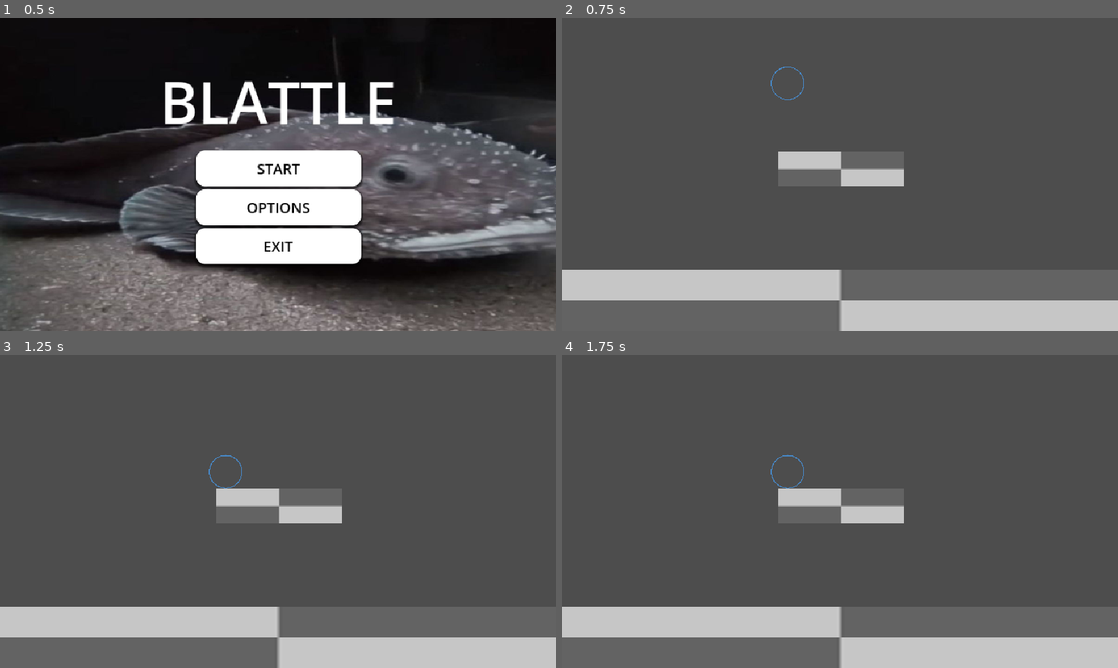
Above: before the commit, frames 1-4 (two rows, left to right).
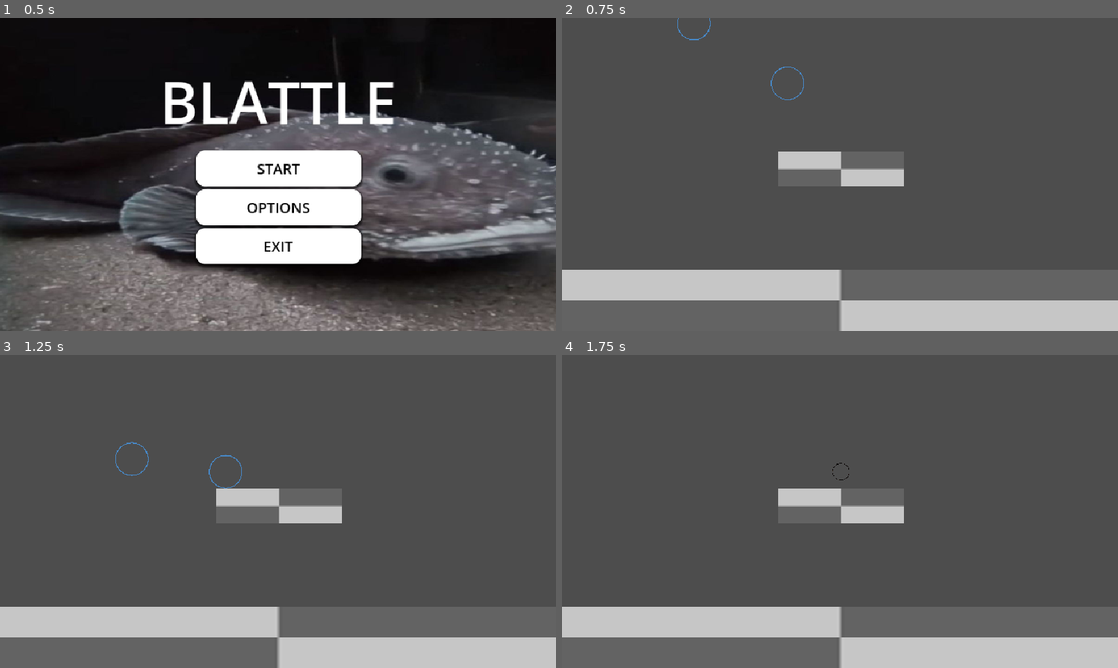
Above: after the commit, the same moments.

Repository: piperinnshall/Blattle
Game: Godot game, scene res://piper/scenes/menu/main_menu.tscn
Same seed, same stepped clock (60 frames per second), same inputs: the game is played once before the commit and once after it. The project has no main scene, so this scene is started directly.
Inputs (mouse positions are in pixels of both pictures, inside the frame that each line leads up to):
- Up to frame 1 (0.5 s): no input
- Up to frame 2 (0.75 s): click "START" at 0.5 s
- Up to frame 3 (1.25 s): no input
- Up to frame 4 (1.75 s): tap Enter (ui_accept) at 1.25, 1.52 s; move the mouse to (962, 495) at 1.27 s; hold Right (ui_right) from 1.28 s (still down); tap Shift (dash) at 1.35 s; click (962, 495) at 1.42 s; tap E (heavy) at 1.55 s

Frame 1 is identical in both runs. In frame 2, less than 0.1% of the frame differs, in the area x 20-27%, y 0-8%; in frame 3, less than 0.1%; in frame 4, less than 0.1%, in the area x 37-52%, y 31-43%.

Commit message:
chore: Store progress

Diff:
--- a/piper/resources/character/behaviours/attack.tres
+++ b/piper/resources/character/behaviours/attack.tres
@@ -1,11 +1,15 @@
 [gd_resource type="Resource" script_class="Attack" load_steps=4 format=3 uid="uid://dcm6net50w2ek"]
 
 [ext_resource type="Script" uid="uid://betsb8m2csdk4" path="res://piper/scripts/character/behaviours/attack.gd" id="1_jrocd"]
-[ext_resource type="PackedScene" uid="uid://cmrfk13i7tg22" path="res://piper/scenes/character/attacks/heavy_attack.tscn" id="1_tfgup"]
-[ext_resource type="PackedScene" uid="uid://csibry5bact0d" path="res://piper/scenes/character/attacks/light_attack.tscn" id="2_h2htg"]
+[ext_resource type="PackedScene" uid="uid://bmxluixno6yme" path="res://piper/scenes/character/attacks/heavy_attack.tscn" id="1_tfgup"]
+[ext_resource type="PackedScene" uid="uid://bndj4upy8w0pc" path="res://piper/scenes/character/attacks/light_attack.tscn" id="2_h2htg"]
 
 [resource]
 script = ExtResource("1_jrocd")
+attack_offset = 32
+light_attack_duration = 0.15
+heavy_attack_duration = 0.35
+recovery_seconds = 1.0
 light_attack_scene = ExtResource("2_h2htg")
 heavy_attack_scene = ExtResource("1_tfgup")
 light_startup_frames = 3
--- a/piper/scenes/character/attacks/heavy_attack.tscn
+++ b/piper/scenes/character/attacks/heavy_attack.tscn
@@ -1,8 +1,8 @@
-[gd_scene load_steps=3 format=3 uid="uid://cmrfk13i7tg22"]
+[gd_scene load_steps=2 format=3 uid="uid://bmxluixno6yme"]
 
-[ext_resource type="PackedScene" uid="uid://dgk3vbtcbvnpk" path="res://piper/scenes/character/attacks/attacks.tscn" id="1_gd58r"]
-[ext_resource type="Script" uid="uid://dgygrh7qlmetr" path="res://piper/scripts/character/attacks/heavy_attack.gd" id="2_kou8c"]
+[ext_resource type="PackedScene" uid="uid://dgk3vbtcbvnpk" path="res://piper/scenes/character/attacks/attacks.tscn" id="1_qghrc"]
 
-[node name="Attack" instance=ExtResource("1_gd58r")]
+[node name="HeavyAttack" instance=ExtResource("1_qghrc")]
+
+[node name="HitBoxShape" parent="." index="0"]
 scale = Vector2(1.5, 1.5)
-script = ExtResource("2_kou8c")
--- a/piper/scenes/character/attacks/light_attack.tscn
+++ b/piper/scenes/character/attacks/light_attack.tscn
@@ -1,7 +1,5 @@
-[gd_scene load_steps=3 format=3 uid="uid://csibry5bact0d"]
+[gd_scene load_steps=2 format=3 uid="uid://bndj4upy8w0pc"]
 
-[ext_resource type="PackedScene" uid="uid://dgk3vbtcbvnpk" path="res://piper/scenes/character/attacks/attacks.tscn" id="1_50jny"]
-[ext_resource type="Script" uid="uid://cgsrbrur7pol3" path="res://piper/scripts/character/attacks/light_attack.gd" id="2_uyq8f"]
+[ext_resource type="PackedScene" uid="uid://dgk3vbtcbvnpk" path="res://piper/scenes/character/attacks/attacks.tscn" id="1_bdevd"]
 
-[node name="LightAttack" instance=ExtResource("1_50jny")]
-script = ExtResource("2_uyq8f")
+[node name="LightAttack" instance=ExtResource("1_bdevd")]
--- a/piper/scenes/character/player.tscn
+++ b/piper/scenes/character/player.tscn
@@ -9,5 +9,5 @@
 input_right = "right"
 input_jump = "up"
 input_dash = "dash"
-input_light = "ui_up"
+input_light = "light"
 input_heavy = "heavy"
--- a/piper/scenes/level/level.tscn
+++ b/piper/scenes/level/level.tscn
@@ -31,3 +31,12 @@
 
 [node name="Player" parent="." instance=ExtResource("2_urkm7")]
 position = Vector2(389, 100)
+
+[node name="Player2" parent="." instance=ExtResource("2_urkm7")]
+position = Vector2(227, -3)
+input_left = "ui_left"
+input_right = "ui_right"
+input_jump = "ui_up"
+input_dash = "ui_accept"
+input_light = ""
+input_heavy = ""
--- a/piper/scripts/character/attacks/attacks.gd
+++ b/piper/scripts/character/attacks/attacks.gd
@@ -3,10 +3,13 @@
 
 @export var damage: int = 1
 
+signal hitbox_expired
+
 func _ready():
 	monitoring = true
 
 func _on_life_span_timeout() -> void:
+	emit_signal("hitbox_expired")
 	queue_free()
 
 func _on_body_entered(body: Node) -> void:
--- a/piper/scripts/character/attacks/heavy_attack.gd
+++ /dev/null
@@ -1 +0,0 @@
-extends Attacks
--- a/piper/scripts/character/attacks/light_attack.gd
+++ /dev/null
@@ -1 +0,0 @@
-extends Attacks
--- a/piper/scripts/character/behaviours/attack.gd
+++ b/piper/scripts/character/behaviours/attack.gd
@@ -7,6 +7,14 @@
 	HEAVY
 }
 
+@export var attack_offset: int = 32
+
+@export_group("Durations")
+@export var light_attack_duration: float = 0.15  # seconds for light hitbox (active)
+@export var heavy_attack_duration: float = 0.35  # seconds for heavy hitbox (active)
+@export var recovery_seconds: float = 1.0        # how long the attack is in recovery after hitbox expires
+
+@export_group("Types")
 @export var light_attack_scene: PackedScene
 @export var heavy_attack_scene: PackedScene
 @export var light_startup_frames: int = 3
@@ -15,9 +23,15 @@
 var _queued_attack: AttackType = AttackType.NONE
 var _is_attacking := false
 var _frame_counter := 0
+var _active_hitbox: Node2D = null
+
+var _recovery_timer: float = 0.0
+
+func is_busy() -> bool:
+	return _is_attacking or _recovery_timer > 0.0
 
 func perform(character):
-	if _is_attacking:
+	if is_busy():
 		return
 
 	if character._get_light_input():
@@ -33,47 +47,89 @@
 	_is_attacking = true
 	_frame_counter = 0
 
-func update(character, _delta):
+func update(character, delta):
+	if _recovery_timer > 0.0:
+		_recovery_timer = max(_recovery_timer - delta, 0.0)
+
 	if not _is_attacking:
 		return
 
 	_frame_counter += 1
 
-	var startup_frames = 0
+	var startup_frames := 0
 	match _queued_attack:
 		AttackType.LIGHT:
 			startup_frames = light_startup_frames
 		AttackType.HEAVY:
 			startup_frames = heavy_startup_frames
-		_: startup_frames = 0
+		_:
+			startup_frames = 0
+
 	if _frame_counter == startup_frames:
 		_spawn_hitbox(character, _queued_attack)
-	if _frame_counter > startup_frames + 5:
-		_is_attacking = false
-		_queued_attack = AttackType.NONE
+
+	if _active_hitbox:
+		_follow_character(character)
 
 func _spawn_hitbox(character, attack_type: AttackType):
-	var scene = null
+	if _active_hitbox:
+		return
+
+	var scene: PackedScene = null
 	match attack_type:
 		AttackType.LIGHT:
 			scene = light_attack_scene
 		AttackType.HEAVY:
 			scene = heavy_attack_scene
 		_:
-			return
+			scene = null
 
 	if scene == null:
+		push_error("Attack scene not assigned!")
 		return
 
 	var hitbox = scene.instantiate()
+	_active_hitbox = hitbox
+
+	hitbox.connect("hitbox_expired", Callable(self, "_on_hitbox_expired"))
+
+	if hitbox.has_node("LifeSpan"):
+		var timer = hitbox.get_node("LifeSpan") as Timer
+		var duration := 0.2
+		match attack_type:
+			AttackType.LIGHT:
+				duration = light_attack_duration
+			AttackType.HEAVY:
+				duration = heavy_attack_duration
+			_:
+				duration = 0.2
+		timer.wait_time = duration
+		timer.one_shot = true
+		timer.start()
 
 	var dir = character._get_movement_input()
+	var offset = Vector2.ZERO
 	if dir < 0:
-		hitbox.position = character.position + Vector2(-16, 0)
-		hitbox.scale.x = -1
+		offset = Vector2(-attack_offset, 0)
 	elif dir > 0:
-		hitbox.position = character.position + Vector2(16, 0)
-		hitbox.scale.x = 1
+		offset = Vector2(attack_offset, 0)
 	else:
-		hitbox.position = character.position + Vector2(0, -16)
+		offset = Vector2(0, -attack_offset)
+
+	hitbox.position = character.position + offset
+	hitbox.set_meta("offset", offset)
+
 	character.get_parent().add_child(hitbox)
+
+func _follow_character(character):
+	if _active_hitbox and _active_hitbox.has_meta("offset"):
+		var offset: Vector2 = _active_hitbox.get_meta("offset")
+		_active_hitbox.position = character.position + offset
+
+func _on_hitbox_expired():
+	_active_hitbox = null
+	_is_attacking = false
+	_queued_attack = AttackType.NONE
+	_frame_counter = 0
+
+	_recovery_timer = recovery_seconds
--- a/piper/scripts/character/behaviours/dash.gd
+++ b/piper/scripts/character/behaviours/dash.gd
@@ -9,6 +9,9 @@
 var _direction := 0
 var _dash_time := 0.0
 var _cooldown_time := 0.0
+
+func is_busy() -> bool:
+	return false
 
 func perform(character) -> void:
 	var input_direction = character._get_movement_input()
--- a/piper/scripts/character/behaviours/jump.gd
+++ b/piper/scripts/character/behaviours/jump.gd
@@ -7,6 +7,9 @@
 
 var _jumps_left := 0
 var _coyote_timer := 0.0
+
+func is_busy() -> bool:
+	return false
 
 func perform(character):
 	if _jumps_left > 0 or _coyote_timer > 0.0:
--- a/piper/scripts/character/character.gd
+++ b/piper/scripts/character/character.gd
@@ -26,7 +26,8 @@
 	_handle_movement(delta)
 	_handle_behaviour(delta, jump, "jump", _get_jump_input())
 	_handle_behaviour(delta, dash, "dash", _get_dash_input())
-	_handle_behaviour(delta, attack, "attack", _get_light_input())
+	_handle_behaviour(delta, attack, "light", _get_light_input())
+	_handle_behaviour(delta, attack, "heavy", _get_heavy_input())
 
 	_update_input_buffer(delta)
 
@@ -44,6 +45,7 @@
 
 func _apply_damage(damage):
 	_health += damage
+	queue_free()
 
 # --- Movement ---
 
@@ -61,7 +63,7 @@
 
 func _handle_behaviour(delta, behaviour, behaviour_str, input):
 	behaviour.update(self, delta)
-	if input:
+	if input and not behaviour.is_busy():
 		_buffer_input(behaviour_str)
 	if _input_buffer.has(behaviour_str):
 		behaviour.perform(self)
--- a/piper/scripts/character/player.gd
+++ b/piper/scripts/character/player.gd
@@ -5,7 +5,7 @@
 @export var input_right: String = "right"
 @export var input_jump: String = "up"
 @export var input_dash: String = "dash"
-@export var input_light: String = "ui_up"
+@export var input_light: String = "light"
 @export var input_heavy: String = "heavy"
 
 func _get_movement_input() -> float:
Not shown, removed: piper/scripts/character/attacks/heavy_attack.gd.uid
Not shown, removed: piper/scripts/character/attacks/light_attack.gd.uid
